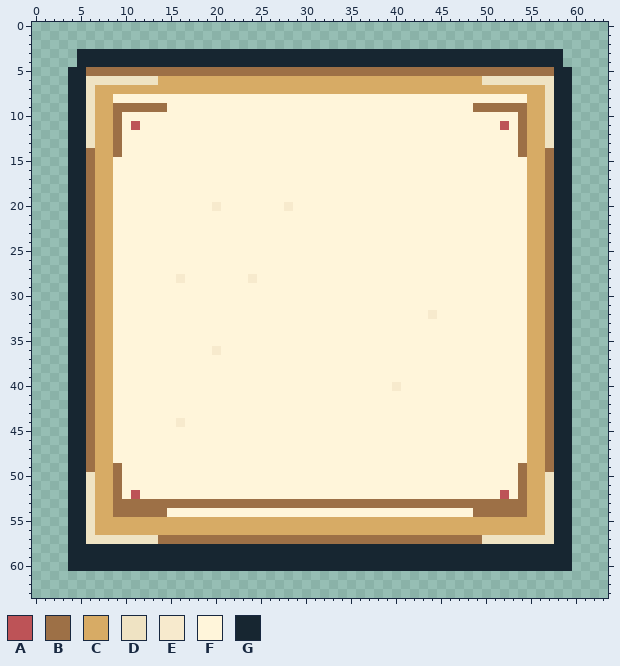
Edited in one commit: pixel-art file (art/redraw/ui/hover.aseprite). The picture above is the old version.
64x64 pixels, 1 frame.
Palette (. is transparent): A #bd5357  B #9d7046  C #d7ab65  D #efe3c3  E #f7eacd  F #fff5da  G #172631
The same view after the edit:
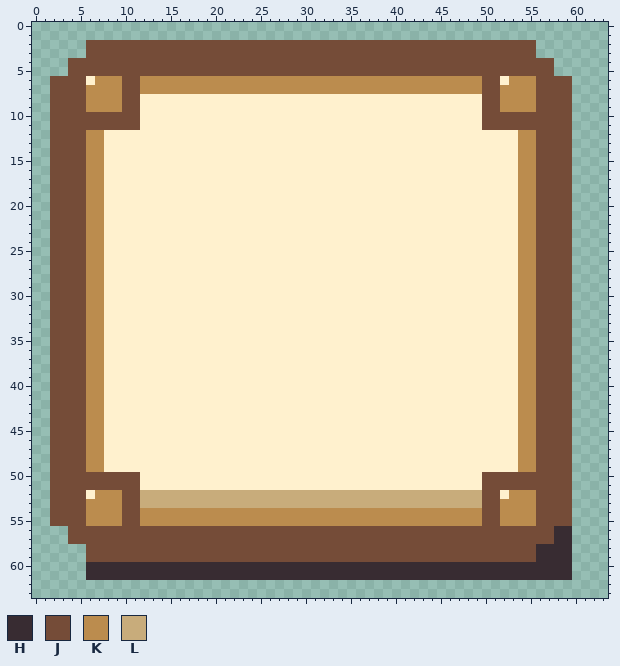
Colours new in this view: H #382c32  J #754c38  K #bb8c4e  L #c8ac7b
Author's note on the commit: art: realign startup sample with approved moonlit reference
Change:
colour F: #fff5da -> #fff1ce
Changed rows in their new state; - is a pixel that keeps its letter.
Layers "Square corner joinery", "Warm paper and inset rim", "Approved brown timber silhouette":
first column x 2:
 2 ----JJJJJJJJJJJJJJJJJJJJJJJJJJJJJJJJJJJJJJJJJJJJJJJJJJ----
 3 ---.JJJJJJJJJJJJJJJJJJJJJJJJJJJJJJJJJJJJJJJJJJJJJJJJJJ...-
 4 --JJJJJJJJJJJJJJJJJJJJJJJJJJJJJJJJJJJJJJJJJJJJJJJJJJJJJJ.-
 5 --JJJJJJJJJJJJJJJJJJJJJJJJJJJJJJJJJJJJJJJJJJJJJJJJJJJJJJ..
 6 JJJJFKKKJJKKKKKKKKKKKKKKKKKKKKKKKKKKKKKKKKKKKKKKJJFKKKJJJJ
 7 JJJJKKKKJJKKKKKKKKKKKKKKKKKKKKKKKKKKKKKKKKKKKKKKJJKKKKJJJJ
 8 JJJJKKKKJJ--------------------------------------JJKKKKJJJJ
 9 JJJJKKKKJJFFF----------------------------------FJJKKKKJJJJ
10 JJJJJJJJJJ--------------------------------------JJJJJJJJJJ
11 JJJJJJJJJJ--------------------------------------JJJJJJJJJJ
12 JJJJKKFF--------------------------------------------KKJJJJ
13 JJJJKKFF--------------------------------------------KKJJJJ
14 JJJJKKFF--------------------------------------------KKJJJJ
15 JJJJKKF---------------------------------------------KKJJJJ
16 JJJJKKF---------------------------------------------KKJJJJ
17 JJJJKKF---------------------------------------------KKJJJJ
18 JJJJKKF---------------------------------------------KKJJJJ
19 JJJJKKF---------------------------------------------KKJJJJ
20 JJJJKKF-----------F-------F-------------------------KKJJJJ
21 JJJJKKF---------------------------------------------KKJJJJ
22 JJJJKKF---------------------------------------------KKJJJJ
23 JJJJKKF---------------------------------------------KKJJJJ
24 JJJJKKF---------------------------------------------KKJJJJ
25 JJJJKKF---------------------------------------------KKJJJJ
26 JJJJKKF---------------------------------------------KKJJJJ
27 JJJJKKF---------------------------------------------KKJJJJ
28 JJJJKKF-------F-------F-----------------------------KKJJJJ
29 JJJJKKF---------------------------------------------KKJJJJ
30 JJJJKKF---------------------------------------------KKJJJJ
31 JJJJKKF---------------------------------------------KKJJJJ
32 JJJJKKF-----------------------------------F---------KKJJJJ
33 JJJJKKF---------------------------------------------KKJJJJ
34 JJJJKKF---------------------------------------------KKJJJJ
35 JJJJKKF---------------------------------------------KKJJJJ
36 JJJJKKF-----------F---------------------------------KKJJJJ
37 JJJJKKF---------------------------------------------KKJJJJ
38 JJJJKKF---------------------------------------------KKJJJJ
39 JJJJKKF---------------------------------------------KKJJJJ
40 JJJJKKF-------------------------------F-------------KKJJJJ
41 JJJJKKF---------------------------------------------KKJJJJ
42 JJJJKKF---------------------------------------------KKJJJJ
43 JJJJKKF---------------------------------------------KKJJJJ
44 JJJJKKF-------F-------------------------------------KKJJJJ
45 JJJJKKF---------------------------------------------KKJJJJ
46 JJJJKKF---------------------------------------------KKJJJJ
47 JJJJKKF---------------------------------------------KKJJJJ
48 JJJJKKF---------------------------------------------KKJJJJ
49 JJJJKKFF--------------------------------------------KKJJJJ
50 JJJJJJJJJJ--------------------------------------JJJJJJJJJJ
51 JJJJJJJJJJ--------------------------------------JJJJJJJJJJ
52 JJJJFKKKJJLLLLLLLLLLLLLLLLLLLLLLLLLLLLLLLLLLLLLLJJFKKKJJJJ
53 JJJJKKKKJJLLLLLLLLLLLLLLLLLLLLLLLLLLLLLLLLLLLLLLJJKKKKJJJJ
54 JJJJKKKKJJKKKKKKKKKKKKKKKKKKKKKKKKKKKKKKKKKKKKKKJJKKKKJJJJ
55 JJJJKKKKJJKKKKKKKKKKKKKKKKKKKKKKKKKKKKKKKKKKKKKKJJKKKKJJJJ
56 --JJJJJJJJJJJJJJJJJJJJJJJJJJJJJJJJJJJJJJJJJJJJJJJJJJJJJJHH
57 --JJJJJJJJJJJJJJJJJJJJJJJJJJJJJJJJJJJJJJJJJJJJJJJJJJJJJJHH
58 --..JJJJJJJJJJJJJJJJJJJJJJJJJJJJJJJJJJJJJJJJJJJJJJJJJJHHHH
59 --..JJJJJJJJJJJJJJJJJJJJJJJJJJJJJJJJJJJJJJJJJJJJJJJJJJHHHH
60 --..HHHHHHHHHHHHHHHHHHHHHHHHHHHHHHHHHHHHHHHHHHHHHHHHHHHHHH
61 ----HHHHHHHHHHHHHHHHHHHHHHHHHHHHHHHHHHHHHHHHHHHHHHHHHHHHHH
Changed places in both pictures, as pixel boxes (x1, y1, x2, y2):
changed: (50, 40, 572, 580)
